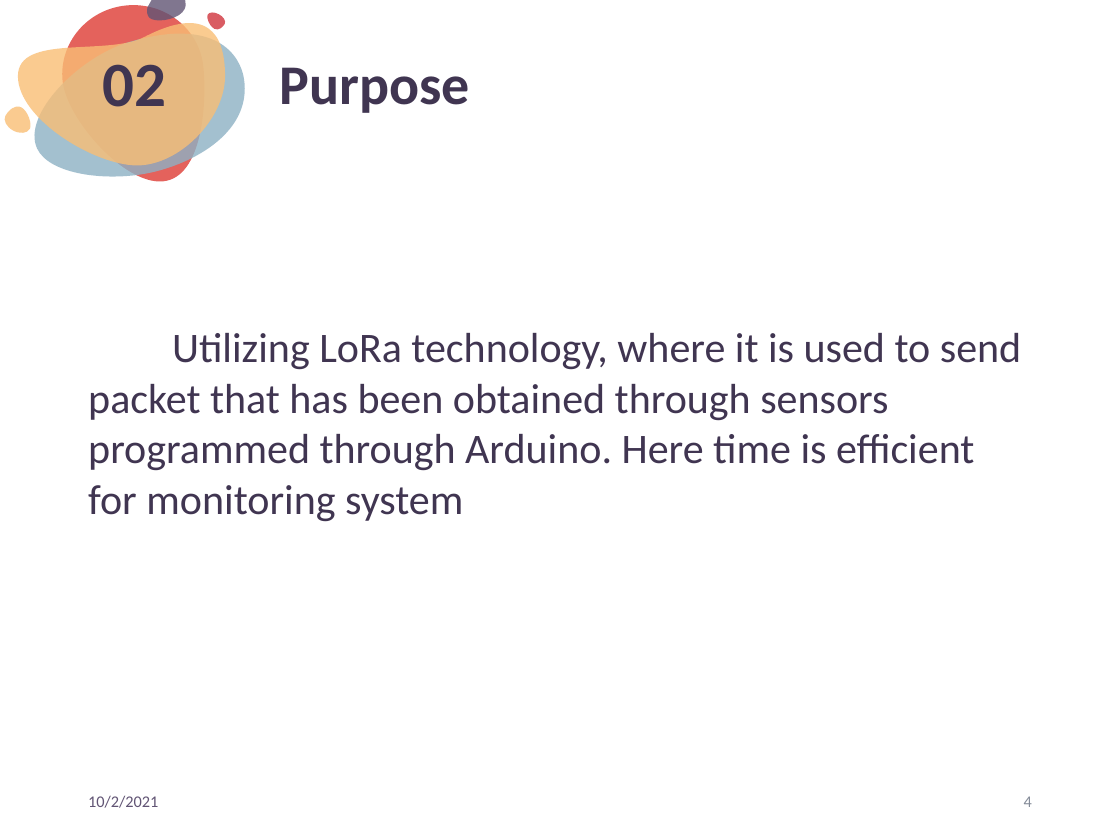
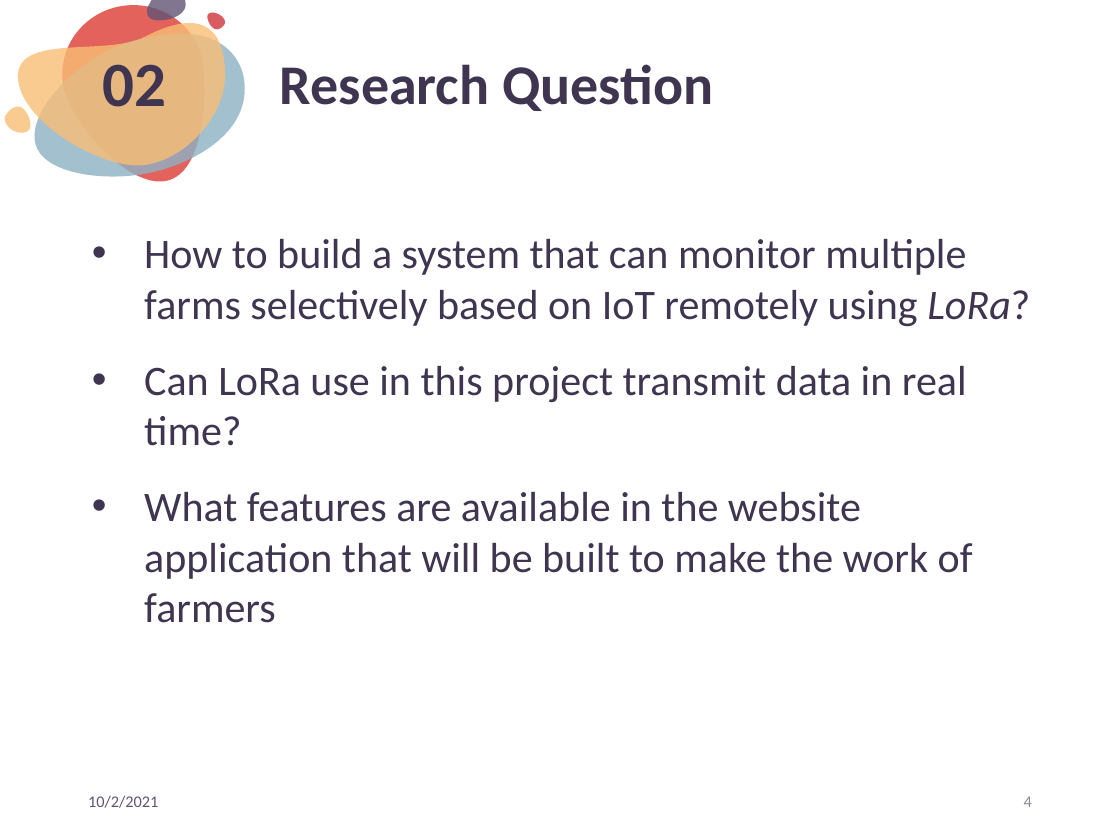
Before and after one commit to samyon7/Tugas-Akhir-1, a slide deck: slide 4 of Document/SEMPRO_V2.pptx. Drawn at 1120x840 pixels with LibreOffice and Linux fonts; fonts in the diff are those of the drawing. Boxes give left, top, right and bottom in pixels: in the first picture for what was removed or moved away, otherwise in the second. Text is boxed around its words. In the diff, an @@ line names an element or a change of style, - is before the commit and + after.

```diff
--- a/Document/SEMPRO_V2.pptx
+++ b/Document/SEMPRO_V2.pptx
@@ title at bbox=[280, 64, 713, 111]: text changed @@
-Purpose
+Research Question
@@ text at bbox=[144, 239, 1030, 623]: text changed @@
-Utilizing LoRa technology, where it is used to send packet that has been obtained through sensors programmed through Arduino. Here time is efficient for monitoring system
+• How to build a system that can monitor multiple farms selectively based on IoT remotely using LoRa?
+• Can LoRa use in this project transmit data in real time?
+• What features are available in the website application that will be built to make the work of farmers
```
Also in this commit, not shown: 3 other slides changed, 1 slide added.
